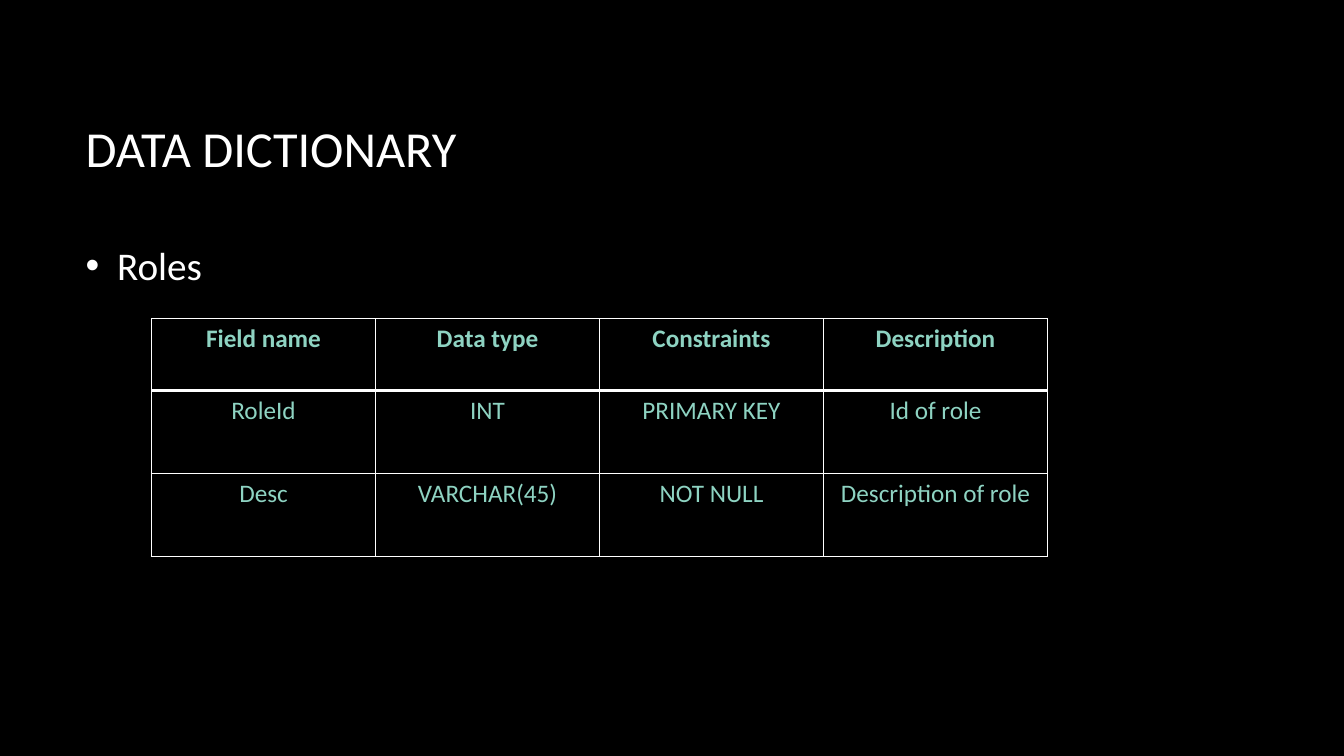
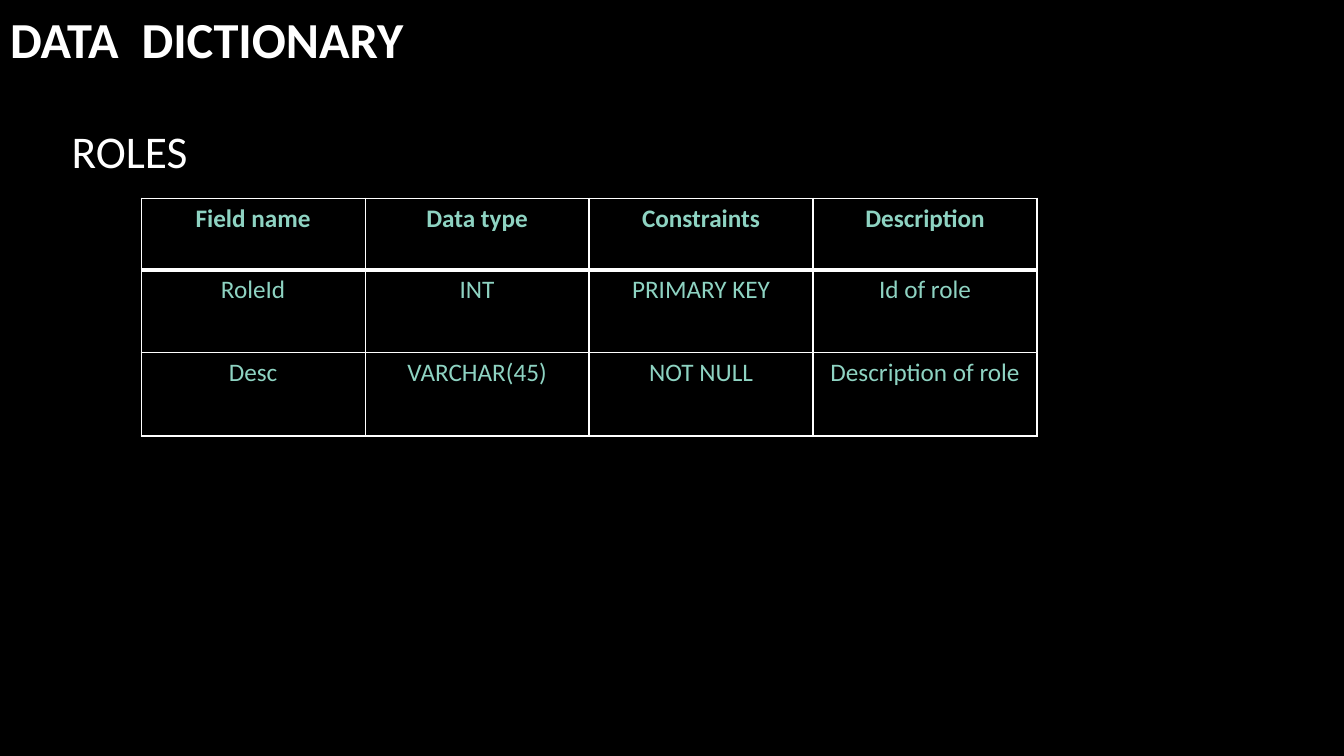
Before and after one commit to harshil037/carrent, a slide deck: slide 11 of Car rental system (2).pptx (slide 13 before the commit). Drawn at 1344x756 pixels with LibreOffice and Linux fonts; fonts in the diff are those of the drawing; background and template pictures are left out. Boxes give left, top, right and bottom in pixels: in the first picture for what was removed or moved away, otherwise in the second. Text is boxed around its words. In the diff, an @@ line names an element or a change of style, - is before the commit and + after.

```diff
--- a/Car rental system (2).pptx
+++ b/Car rental system (2).pptx
@@ title at [10,25,404,169]: text changed; bold on @@
-DATA DICTIONARY
+DATA DICTIONARY
+ROLES
@@ table: place and size @@
-table at [151,319,1047,556]
+table at [141,199,1036,436]
@@ text removed at [117,252,202,281] @@
-• Roles
```
Also in this commit, not shown: 6 other slides changed, 1 slide added, 3 slides removed, 5 other files.
